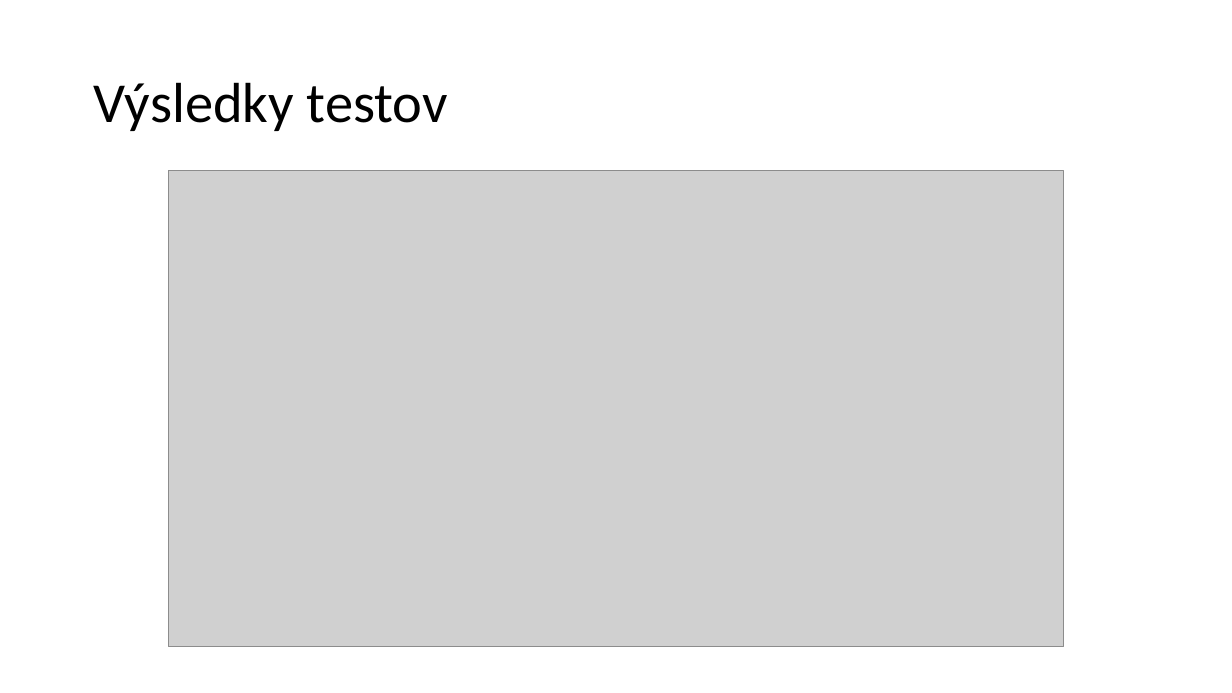
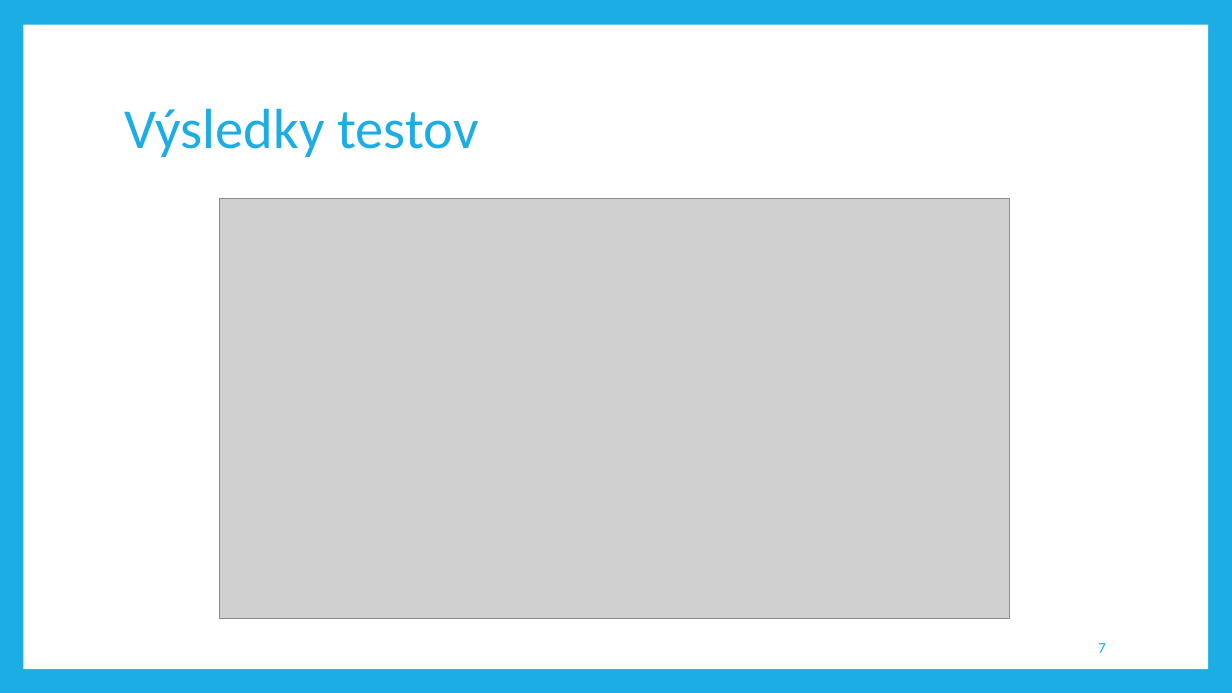
Before and after one commit to aks-2017/semestralne-zadania-semestralne-zadanie-72229-72280-72424, a slide deck: slide 7 of docs/prezentacia.pptx. Drawn at 1232x693 pixels with LibreOffice and Linux fonts; fonts in the diff are those of the drawing; grey boxes stand for pictures. Boxes give left, top, right and bottom in pixels: in the first picture for what was removed or moved away, otherwise in the second. Text is boxed around its words. In the diff, an @@ line names an element or a change of style, - is before the commit and + after.

Commit message:
Add names and theme to prezentacia.pptx

```diff
--- a/docs/prezentacia.pptx
+++ b/docs/prezentacia.pptx
@@ background #FFFFFF to #1CADE4 @@
@@ rectangle added at bbox=[23, 25, 1208, 669], fill #FFFFFF @@
@@ title "Výsledky testov": place and size @@
-title "Výsledky testov" at bbox=[94, 82, 448, 131]
+title "Výsledky testov" at bbox=[125, 108, 478, 157]
@@ title "Výsledky testov" at bbox=[125, 108, 478, 157]: text colour #000000 to #1CADE4 @@
@@ picture: place and size @@
-picture at bbox=[168, 171, 1064, 647]
+picture at bbox=[219, 199, 1009, 618]
@@ page number added at bbox=[1098, 643, 1106, 653], 12 pt, text #1CADE4 @@
+7
```
Also in this commit, not shown: 9 other slides changed.
